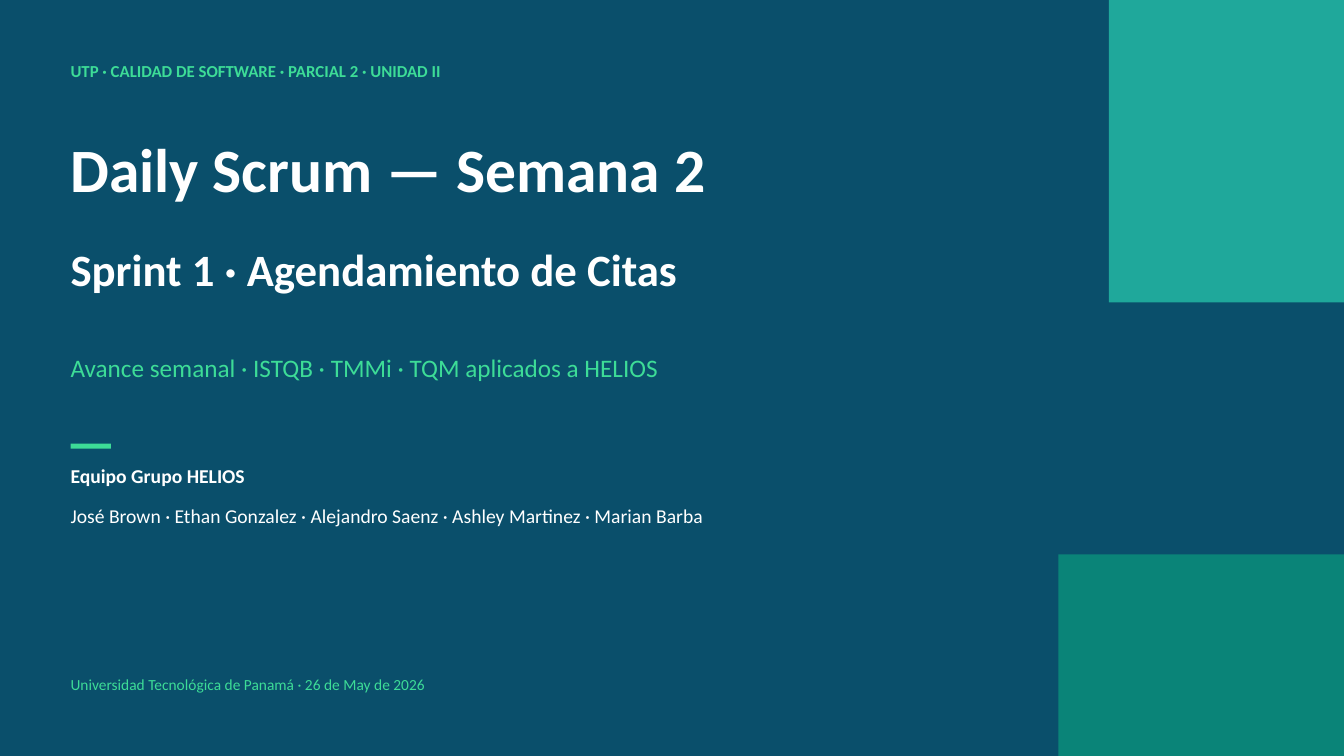
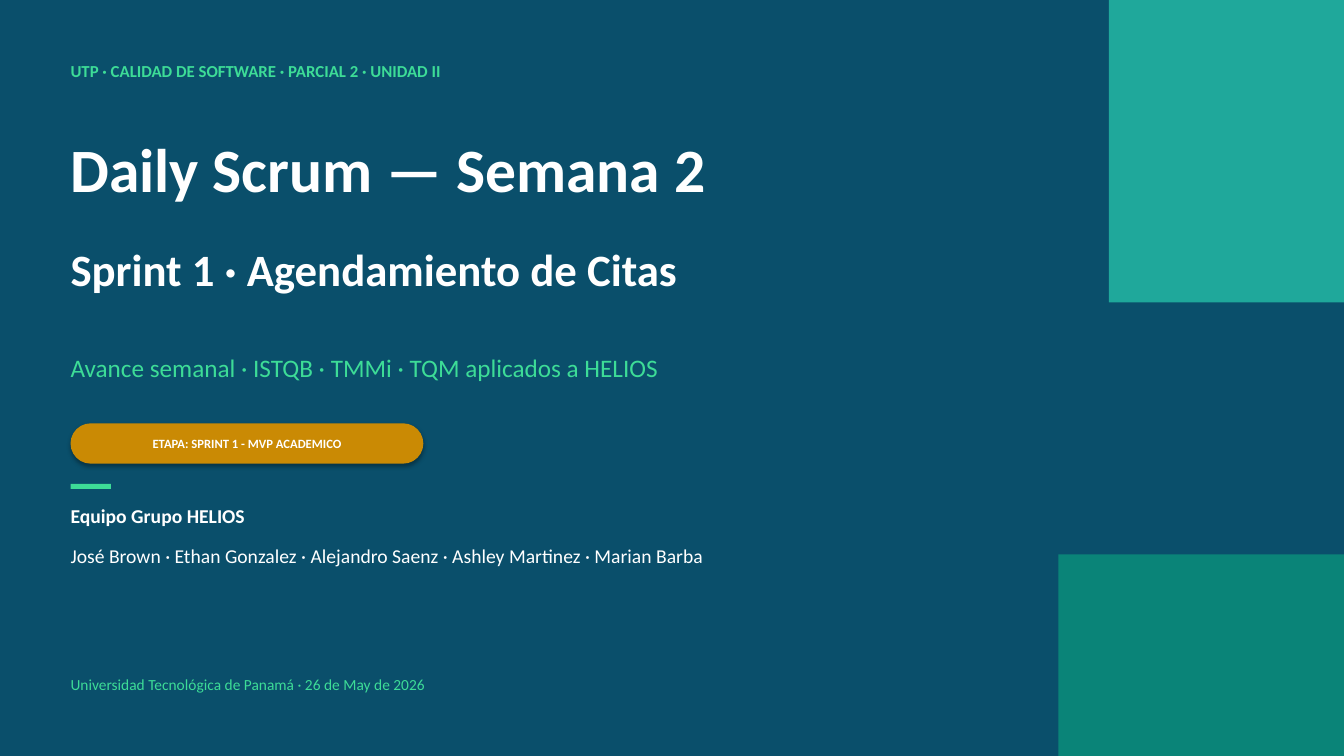
Before and after one commit to Helios-TeamUTP/Helios, a slide deck: slide 1 of dailys/Daily_S2_Sprint1_HELIOS.pptx. Drawn at 1344x756 pixels with LibreOffice and Linux fonts; fonts in the diff are those of the drawing. Boxes give left, top, right and bottom in pixels: in the first picture for what was removed or moved away, otherwise in the second. Text is boxed around its words. In the diff, an @@ line names an element or a change of style, - is before the commit and + after.

```diff
--- a/dailys/Daily_S2_Sprint1_HELIOS.pptx
+++ b/dailys/Daily_S2_Sprint1_HELIOS.pptx
@@ rounded rectangle added at box(71, 423, 423, 464), fill #CA8A04, 9 pt, text #FFFFFF, bold @@
+ETAPA: SPRINT 1 - MVP ACADEMICO
@@ 2 texts, 1 rectangle: place and size @@
-2 texts, 1 rectangle at box(71, 444, 703, 527)
+2 texts, 1 rectangle at box(71, 484, 703, 567)
```
Also in this commit, not shown: 4 other slides changed, 1 slide added, 2 other files.
